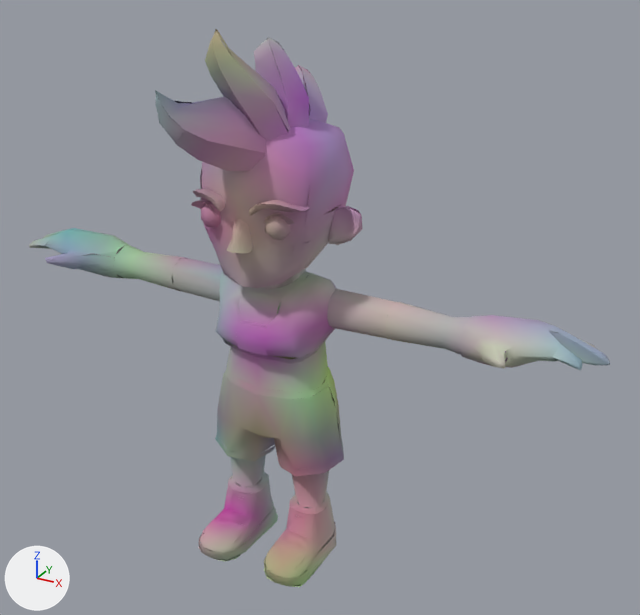
A saved change to the glTF model assets/zombies/zombie_lis.glb.
Rendered twice from a camera (50 mm lens) standing at (1.357, -2.054, 1.987) and looking at (0.133, 0.171, 0.874). Arrows for +X, +Y and +Z are at lower left; the lights stay in place. The older version comes first.

In view in the first picture: 'Body'.
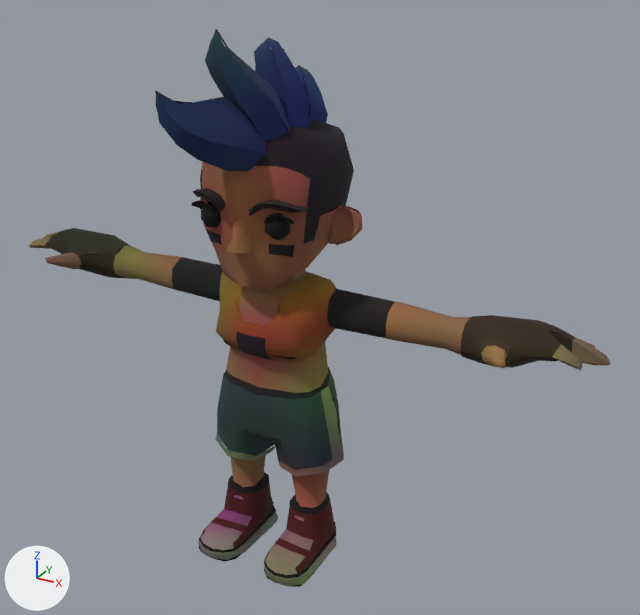
Location of each change, (x1, y1, x2, y2) in pixels of the pictures (640 x 615 px):
'Body', surface changed (darker): (29, 29, 610, 587) in both

What changed in the scene script:
```text
Add img_atlas_people:
    img_atlas_people = load_image('atlas_people', 'atlas_people.png', 512, 512, 'sRGB')
Change mat_atlas:
    add n4 = _N.new('ShaderNodeMix'); n4.name = 'Mix.001'
    add n4.data_type = 'RGBA'
    add n4.blend_type = 'MULTIPLY'
    add n4.inputs[0].default_value = 1.0  # 'Factor'
    add n5 = _N.new('ShaderNodeTexImage'); n5.name = 'Image Texture'
    add n5.image = img_atlas_people
    where n3 = _N.new('ShaderNodeVertexColor'); n3.name = 'Color Attribute'
    where n2 = _N.new('ShaderNodeMix'); n2.name = 'Mix'
    remove _L.new(n3.outputs[0], n2.inputs[6])  # 'Color' to 'A'
    add _L.new(n4.outputs[2], n2.inputs[6])  # 'Result' to 'A'
    add _L.new(n3.outputs[0], n4.inputs[7])  # 'Color' to 'B'
    add _L.new(n5.outputs[0], n4.inputs[6])  # 'Color' to 'A'
```
